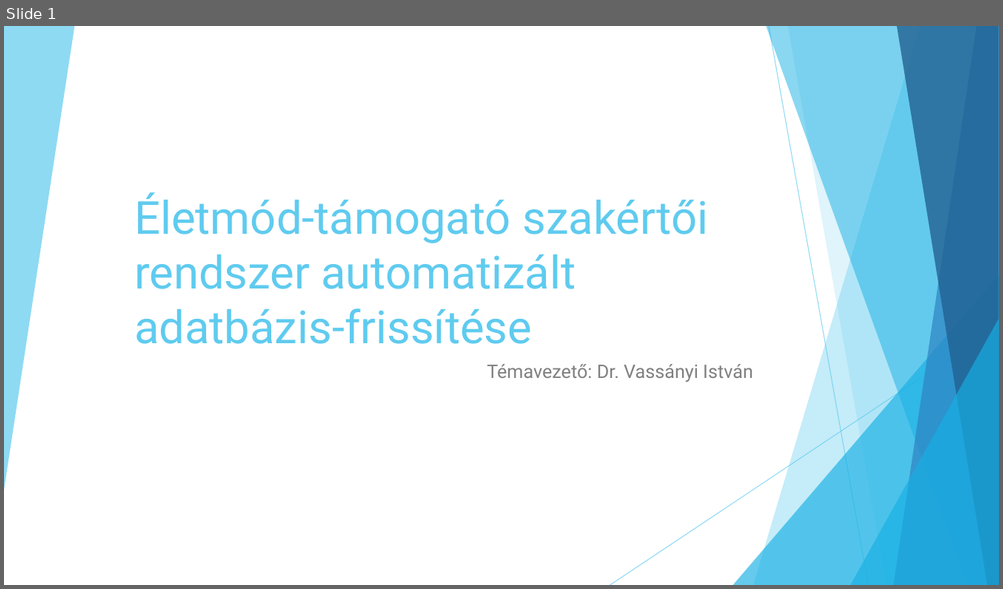
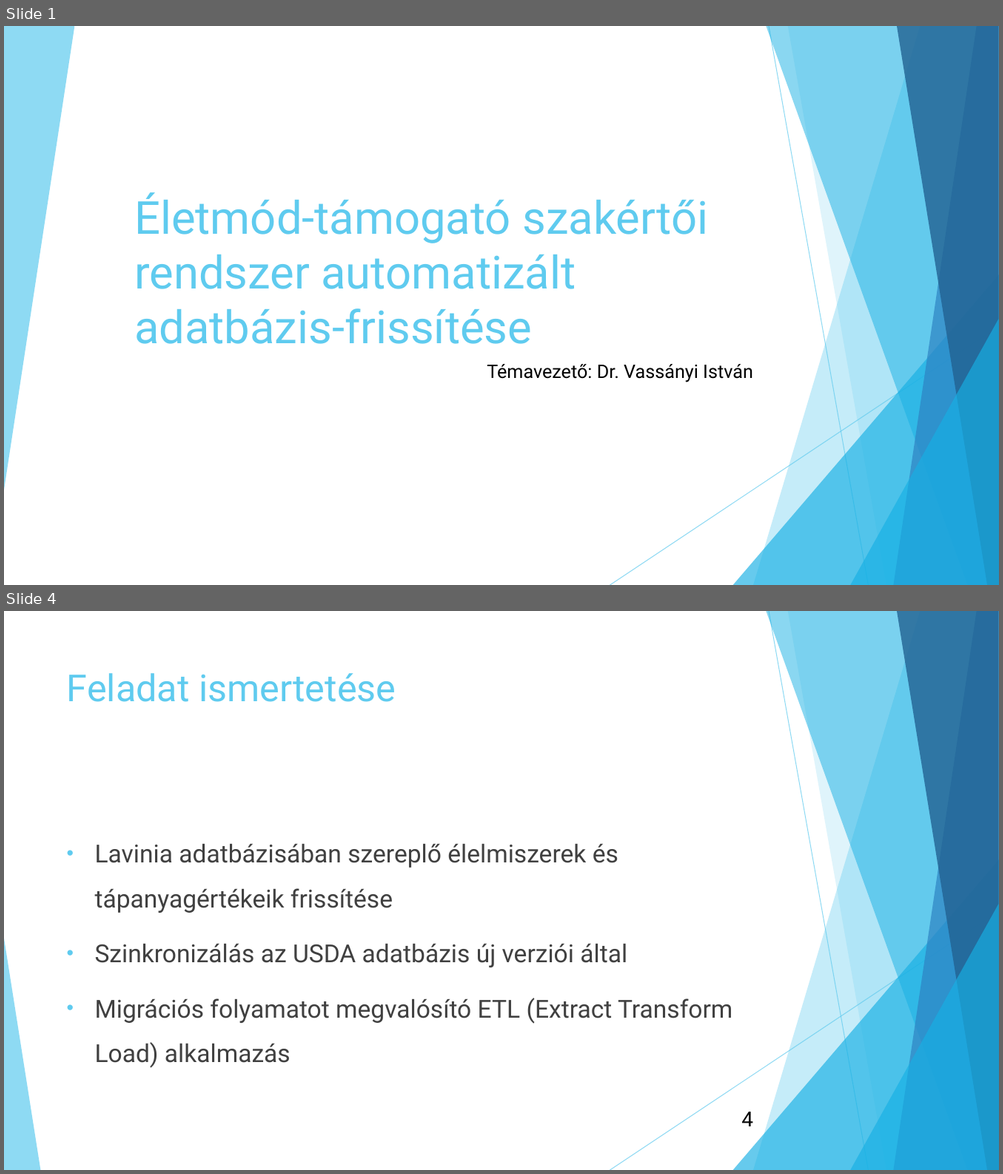
Before and after one commit to tobikjanos/Mernoki_tervezes, a slide deck: 01_MASTER/01_Doc/Szakdolgozat_prezentáció.pptx. Shown one above the other, each under a label of ours: slide 1 before the commit, slides 1 and 4 after it; the slides between them are not shown. The pictures are 1003x589 and 1003x1174 pixels, drawn with LibreOffice and Linux fonts; fonts in the diff are those of the drawing. Boxes give left, top, right and bottom in pixels: in the first picture for what was removed or moved away, otherwise in the second. Text is boxed around its words. In the diff, an @@ line names an element or a change of style, - is before the commit and + after.

```diff
--- a/01_MASTER/01_Doc/Szakdolgozat_prezentáció.pptx
+++ b/01_MASTER/01_Doc/Szakdolgozat_prezentáció.pptx
@@ slide 4 added at box(4, 611, 999, 1170), background #FFFFFF; not listed: 9 template elements that a slide beside it also shows @@
@@ title added at box(67, 673, 395, 702), 36 pt, text #5FCBEF @@
+Feladat ismertetése
@@ text added at box(95, 844, 732, 1068), 24 pt, text #404040 @@
+• Lavinia adatbázisában szereplő élelmiszerek és tápanyagértékeik frissítése
+• Szinkronizálás az USDA adatbázis új verziói által
+• Migrációs folyamatot megvalósító ETL (Extract Transform Load) alkalmazás
@@ triangle added at box(4, 939, 40, 1170), fill #5FCBEF at 70% opacity @@
@@ page number added at box(741, 1112, 753, 1127), 20 pt, text #000000 @@
+4
@@ slide 1 changed as well @@
@@ subtitle "Témavezető: Dr. Vassányi István" at box(486, 364, 753, 383): text colour #808080 to #000000 @@
```
Also in this commit, not shown: 12 other slides added, 3 other files.
